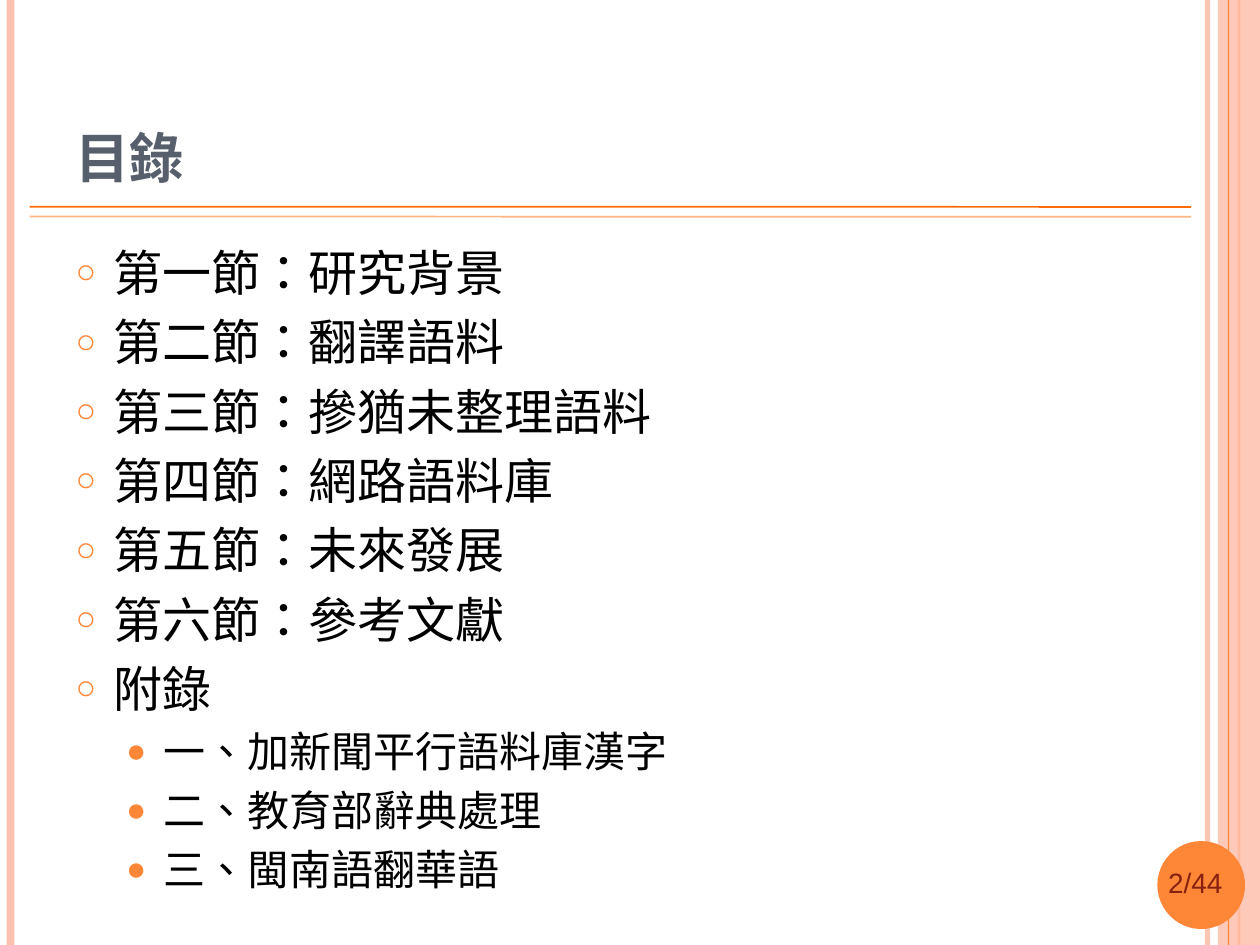
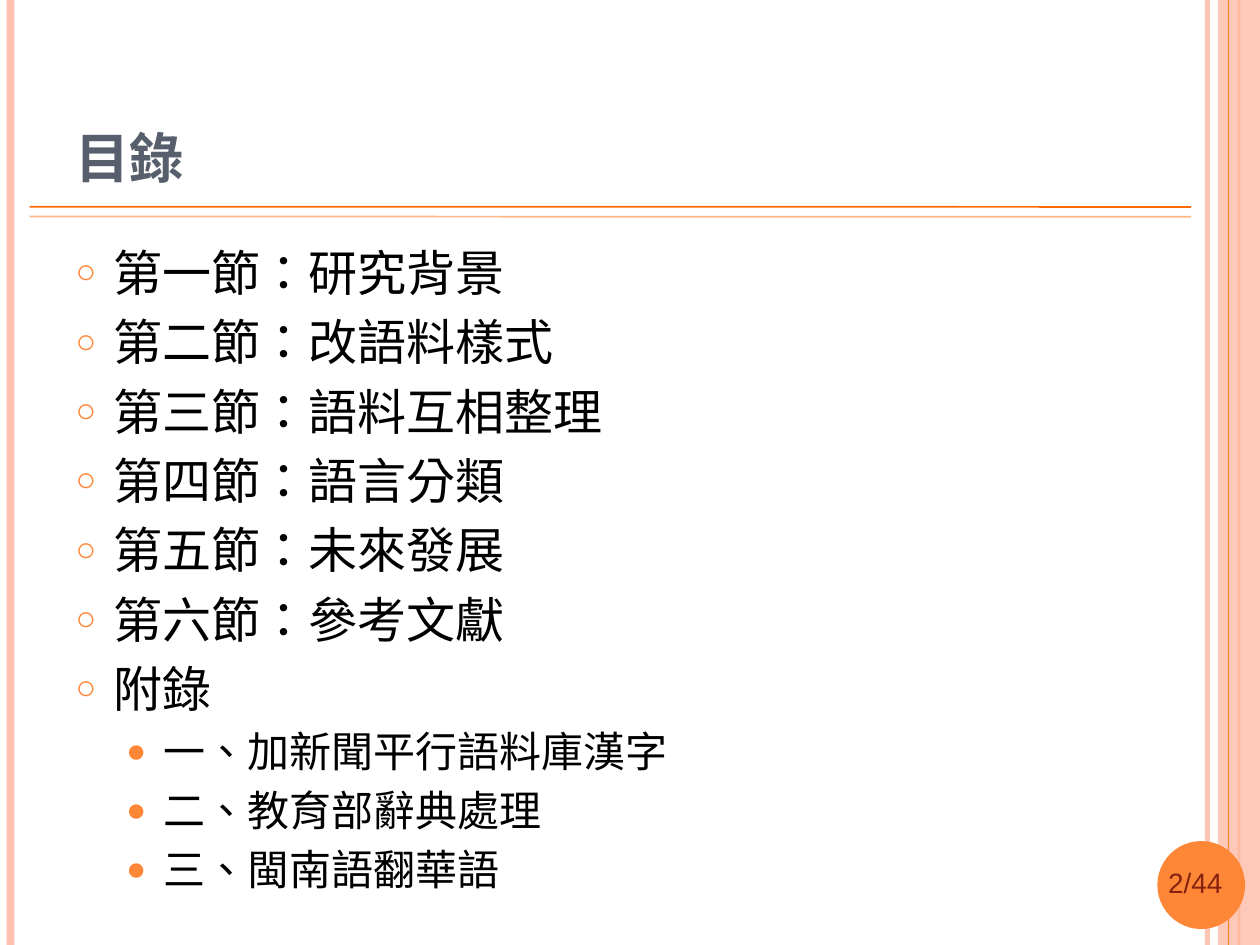
Before and after one commit to sih4sing5hong5/po3-ko3_tau5-iann2-phinn3, a slide deck: slide 2 of 翻譯報告.pptx. Drawn at 1260x945 pixels with LibreOffice and Linux fonts; fonts in the diff are those of the drawing; background and template pictures are left out. Boxes give left, top, right and bottom in pixels: in the first picture for what was removed or moved away, otherwise in the second. Text is boxed around its words. In the diff, an @@ line names an element or a change of style, - is before the commit and + after.

Commit message:
斷詞徙去樣式彼節 丞宏

```diff
--- a/翻譯報告.pptx
+++ b/翻譯報告.pptx
@@ text at <box>113,318,602,503</box>: text changed @@
-○ 第二節：翻譯語料
-○ 第三節：摻猶未整理語料
-○ 第四節：網路語料庫
+○ 第二節：改語料樣式
+○ 第三節：語料互相整理
+○ 第四節：語言分類
```
Also in this commit, not shown: 19 other slides changed, 2 slides added.
